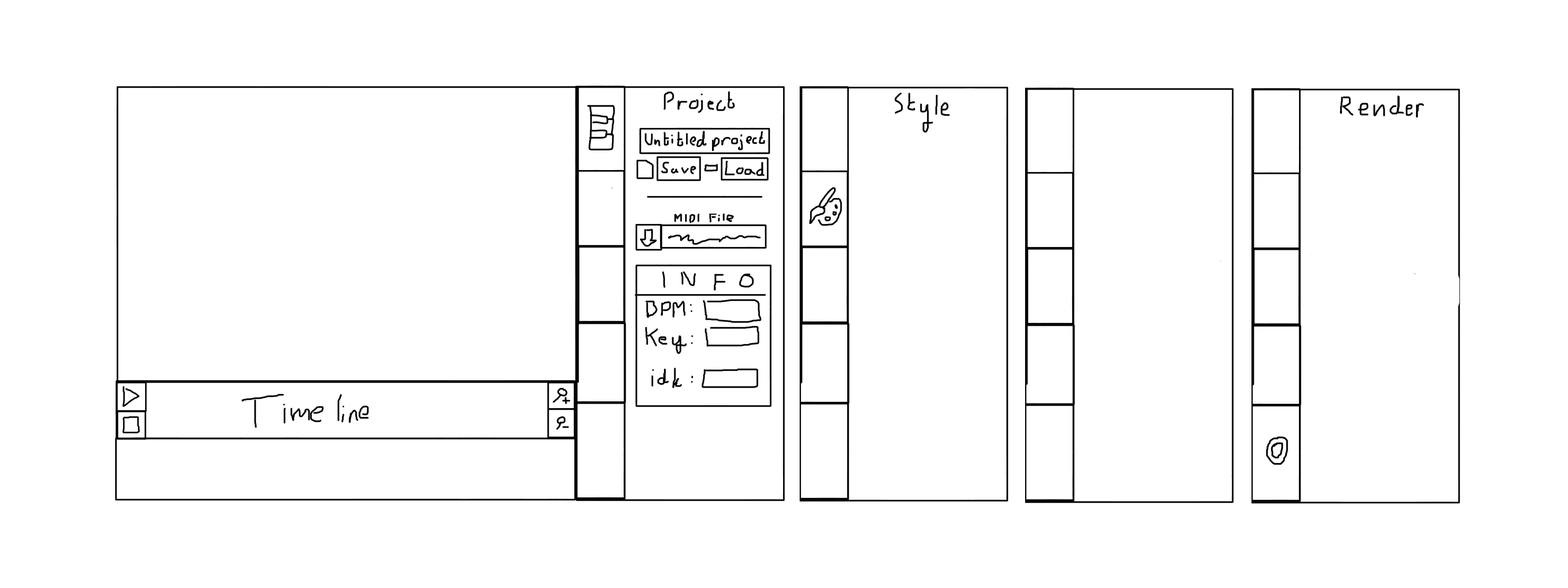
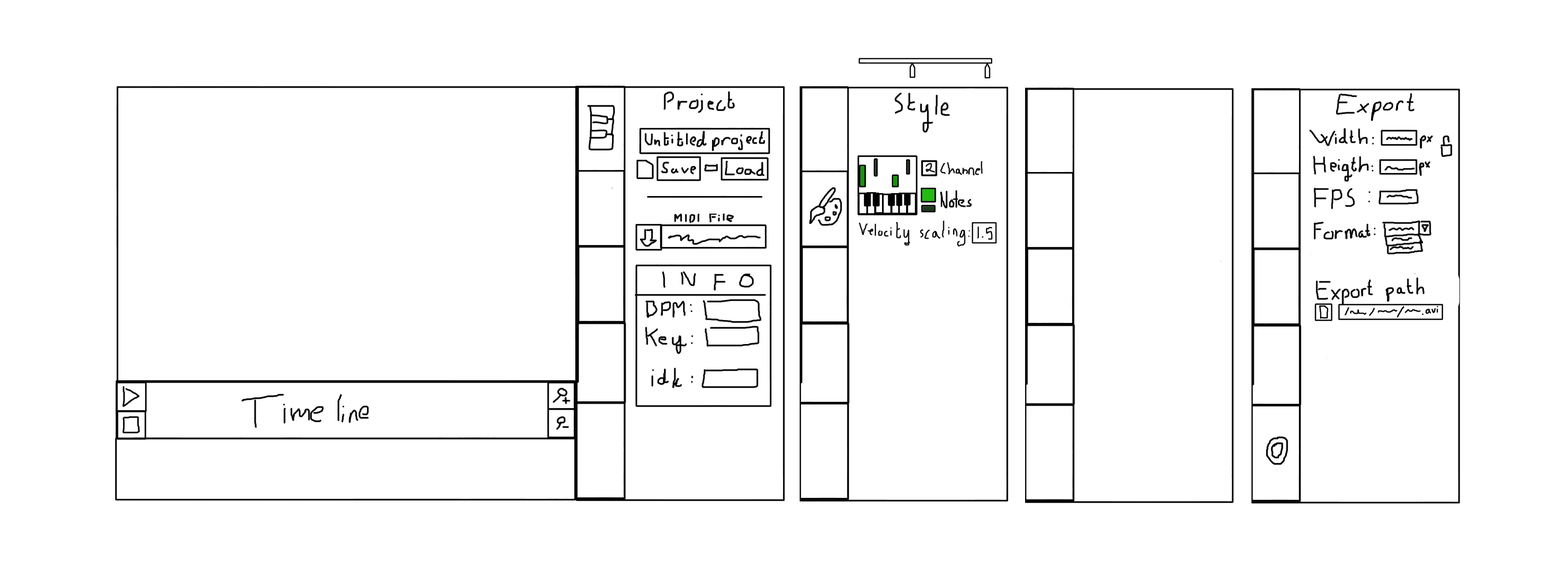
Two versions of the same layered image (w=1568, h=588). Layer-by-layer changes:
painted on "Layer 1 Merged" over <box>857,57,1453,322</box>
